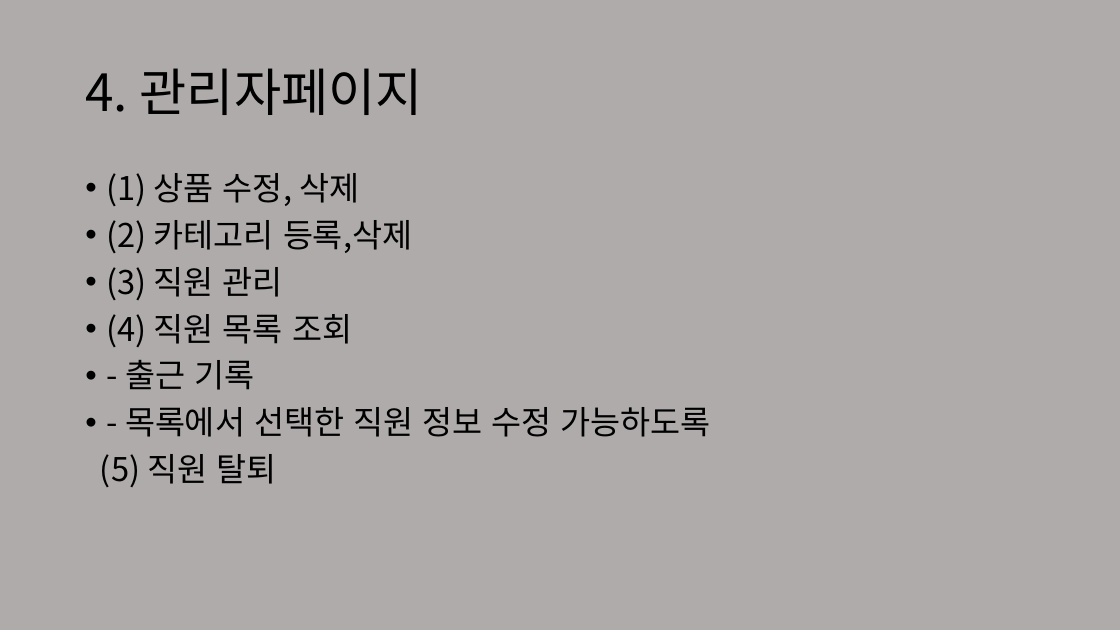
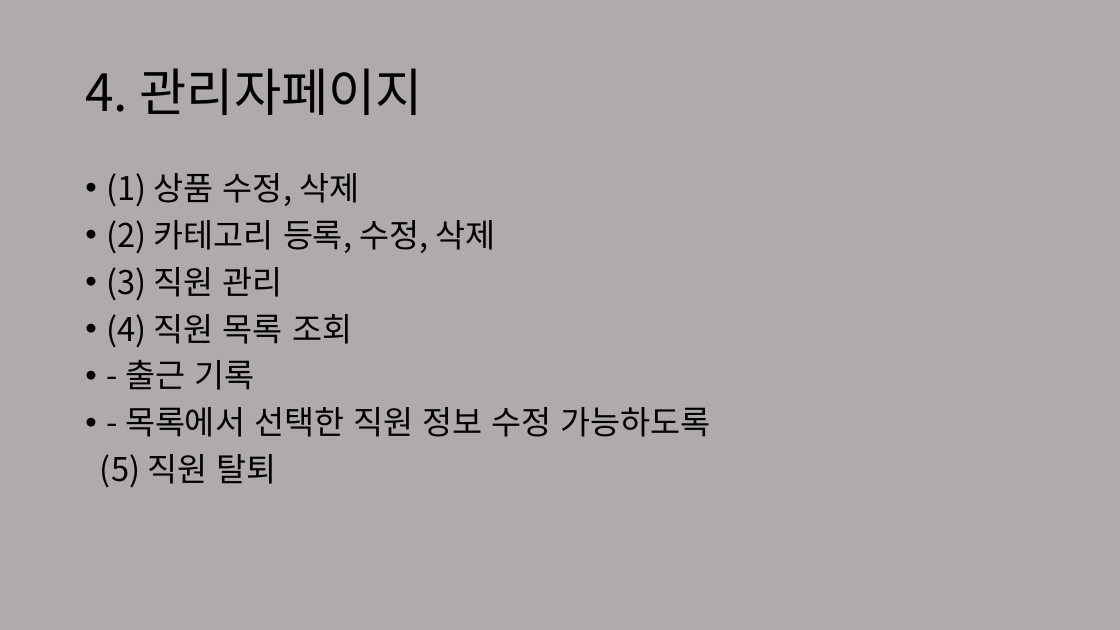
Before and after one commit to choihyosik/cu, a slide deck: slide 11 of data/편의점 기능.pptx. Drawn at 1120x630 pixels with LibreOffice and Linux fonts; fonts in the diff are those of the drawing. Boxes give left, top, right and bottom in pixels: in the first picture for what was removed or moved away, otherwise in the second. Text is boxed around its words. In the diff, an @@ line names an element or a change of style, - is before the commit and + after.

```diff
--- a/data/편의점 기능.pptx
+++ b/data/편의점 기능.pptx
@@ text at box(106, 220, 496, 253): text changed @@
-• (2) 카테고리 등록,삭제
+• (2) 카테고리 등록, 수정, 삭제
```
Also in this commit, not shown: 37 other files.
